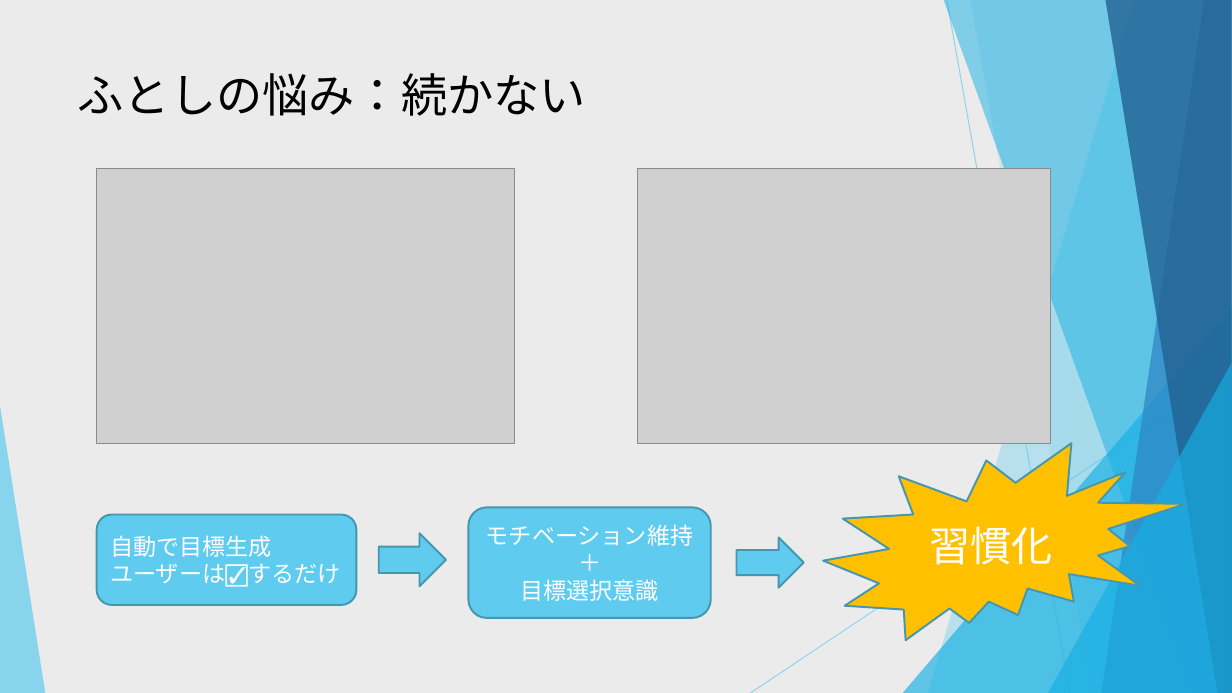
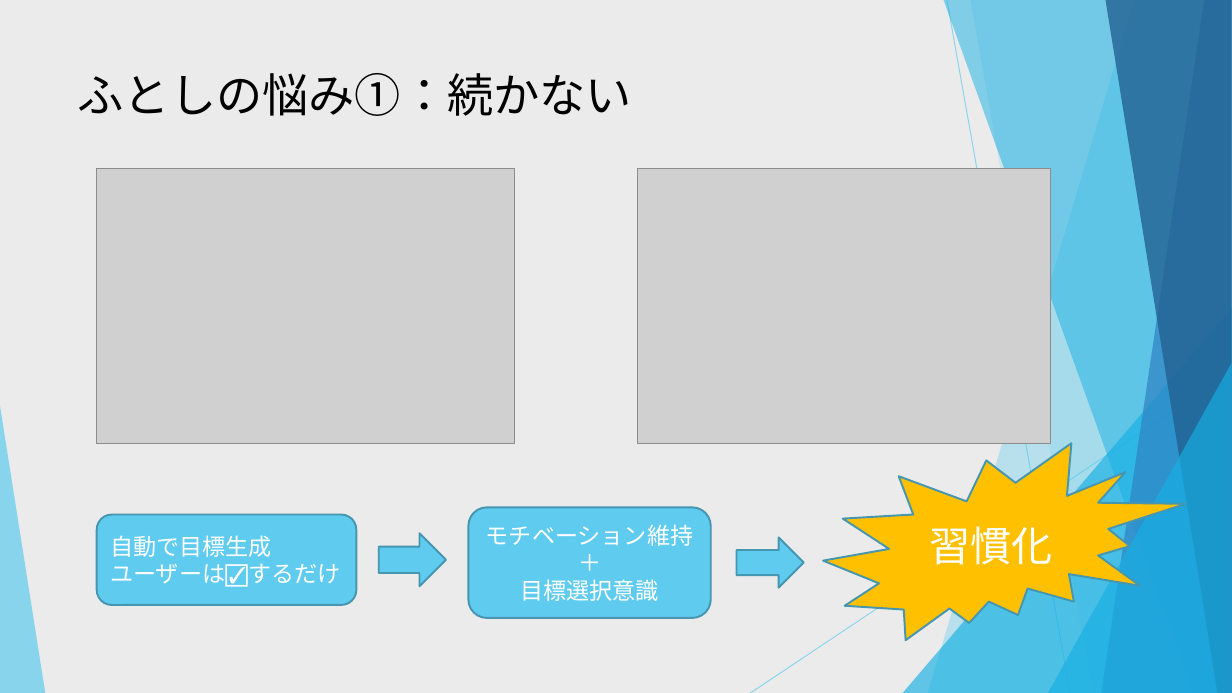
Before and after one commit to dojo2022/C-5, a slide deck: slide 7 of C5_配布資料/0630_C-5 _発表資料.pptx. Drawn at 1232x693 pixels with LibreOffice and Linux fonts; fonts in the diff are those of the drawing; grey boxes stand for pictures. Boxes give left, top, right and bottom in pixels: in the first picture for what was removed or moved away, otherwise in the second. Text is boxed around its words. In the diff, an @@ line names an element or a change of style, - is before the commit and + after.

```diff
--- a/C5_配布資料/0630_C-5 _発表資料.pptx
+++ b/C5_配布資料/0630_C-5 _発表資料.pptx
@@ title at (78, 73, 632, 116): text changed @@
-ふとしの悩み：続かない
+ふとしの悩み①：続かない
```
Also in this commit, not shown: 10 other slides changed.
